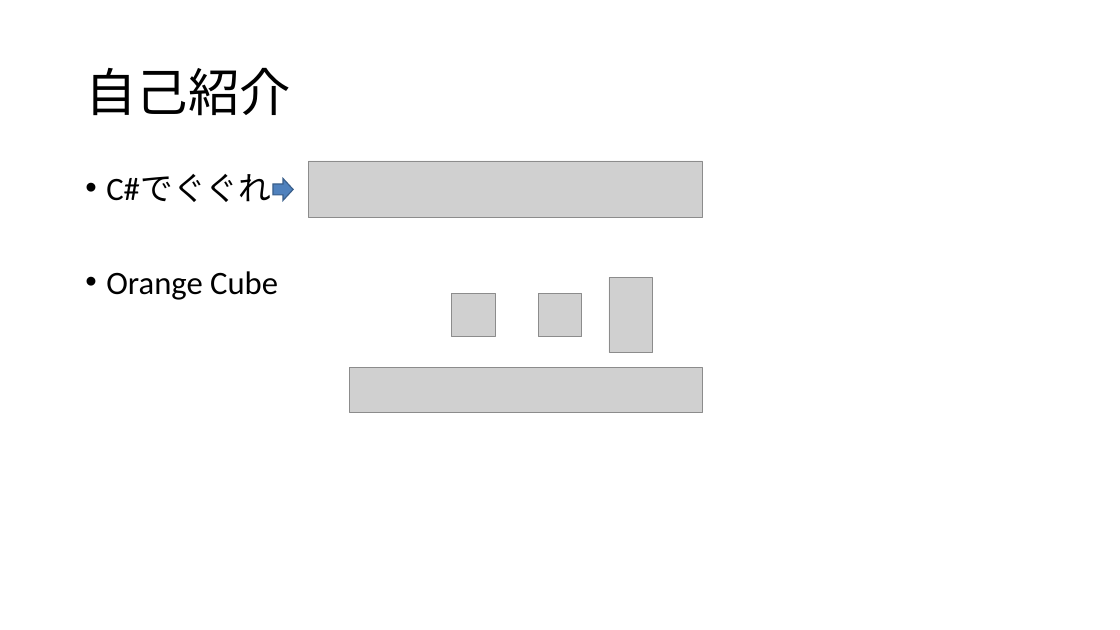
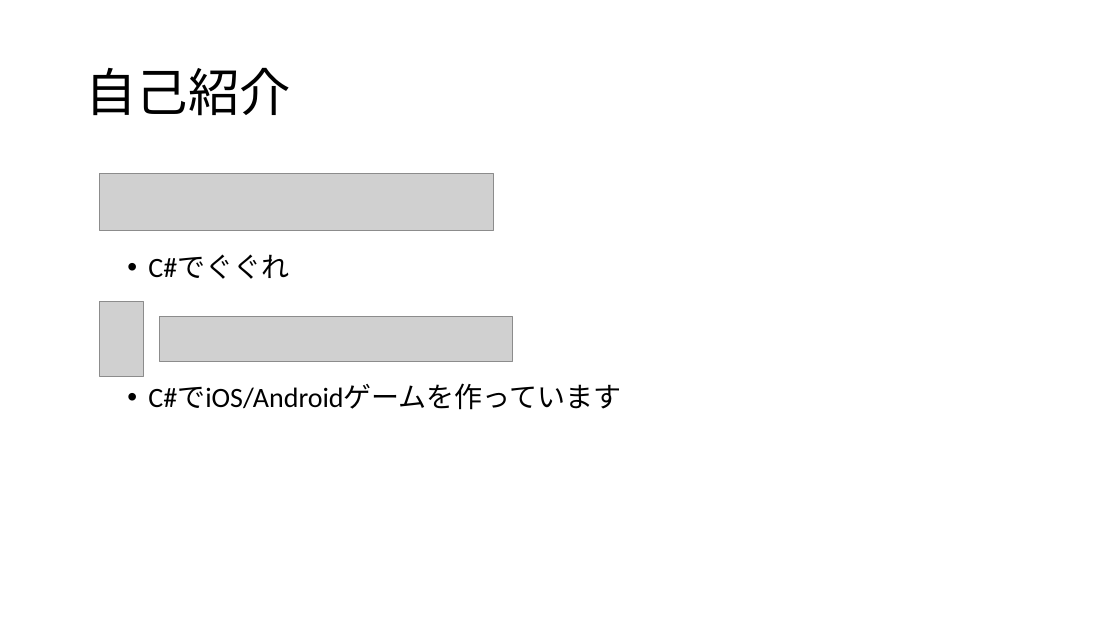
Before and after one commit to ppcuni/UnityCsharp20150321, a slide deck: slide 2 of doc/自社フレームワーク.pptx. Drawn at 1120x630 pixels with LibreOffice and Linux fonts; fonts in the diff are those of the drawing; grey boxes stand for pictures. Boxes give left, top, right and bottom in pixels: in the first picture for what was removed or moved away, otherwise in the second. Text is boxed around its words. In the diff, an @@ line names an element or a change of style, - is before the commit and + after.

```diff
--- a/doc/自社フレームワーク.pptx
+++ b/doc/自社フレームワーク.pptx
@@ picture: place and size @@
-picture at [309, 161, 703, 218]
+picture at [100, 173, 494, 230]
@@ right arrow removed at [273, 178, 293, 200] @@
@@ text at [148, 254, 289, 279]: size 28 to 24 pt in "C#でぐぐれ"; list level 1 to 2 in "C#でぐぐれ" @@
@@ picture removed at [452, 293, 496, 337] @@
@@ picture removed at [539, 293, 582, 337] @@
@@ picture: place and size @@
-picture at [609, 277, 653, 353]
+picture at [100, 302, 144, 377]
@@ picture: place and size @@
-picture at [350, 368, 702, 413]
+picture at [160, 317, 513, 361]
@@ text at [148, 384, 621, 410]: text changed; size 28 to 24 pt @@
-• Orange Cube
+  • C#でiOS/Androidゲームを作っています
```
Also in this commit, not shown: 3 other slides changed, 1 slide added, 4 slides removed.
